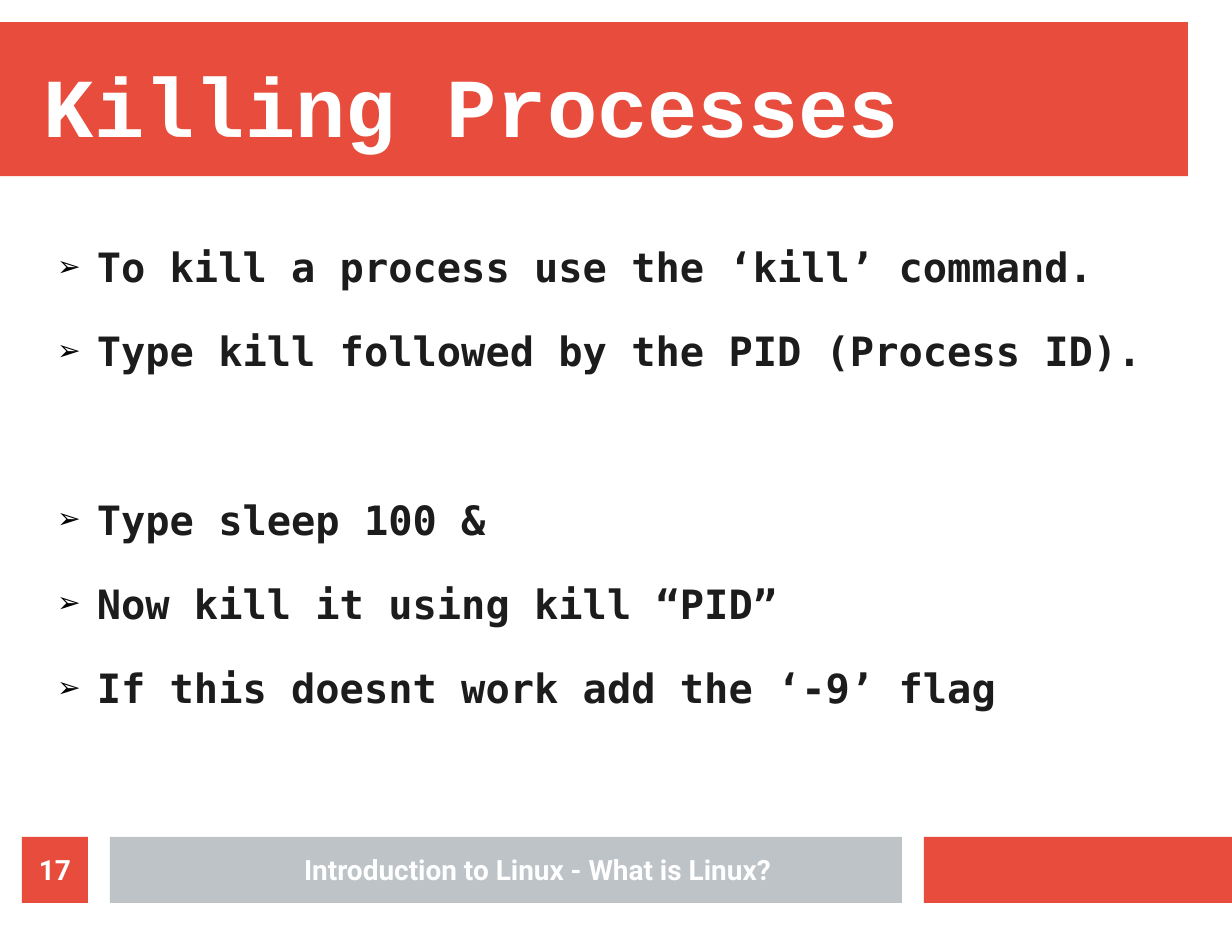
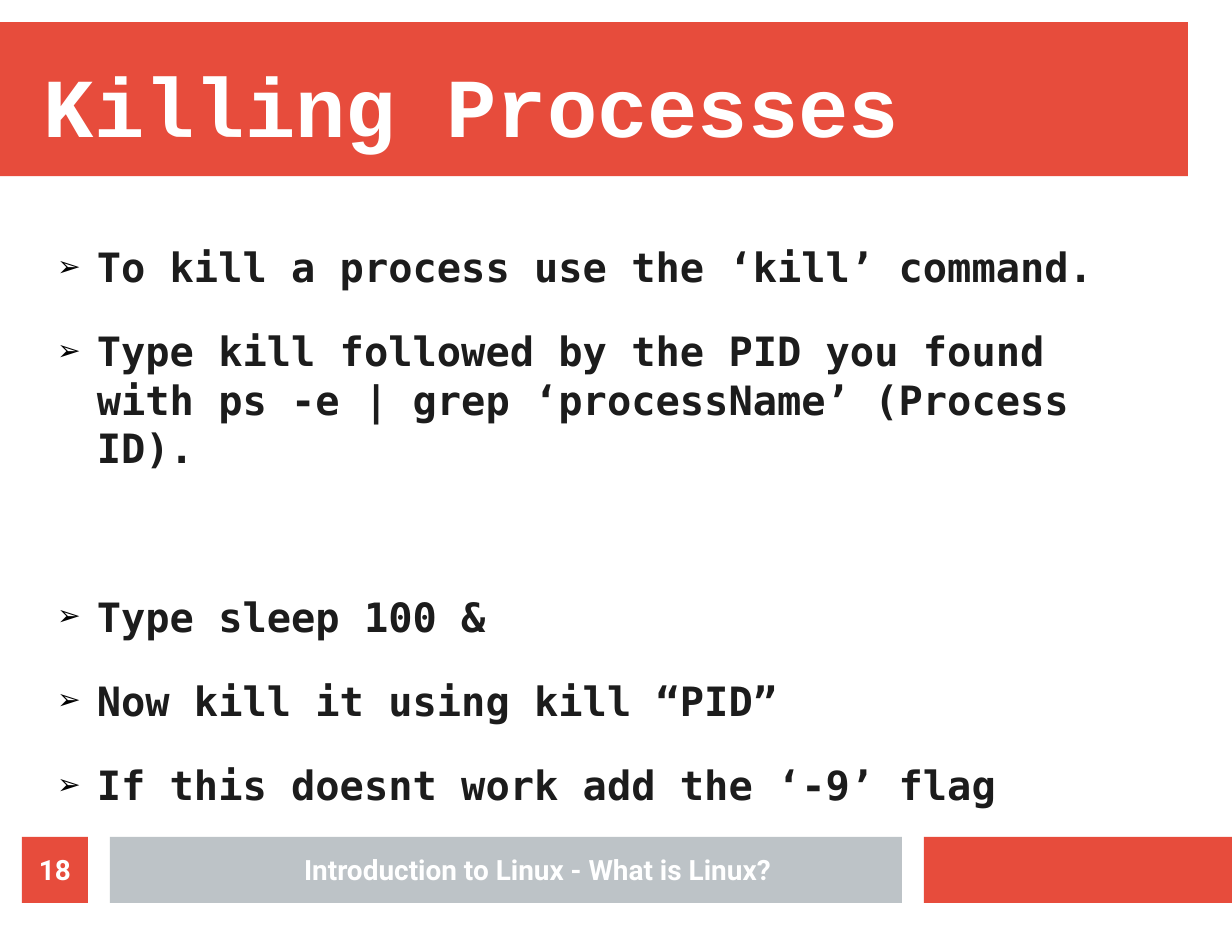
Before and after one commit to Nhlakanipho-Biyela/Intro_To_Linux_Course, a slide deck: slide 18 of Lecture_Slides/Lecture_4/ITL_Lecture_4_Processes.odp (slide 17 before the commit). Drawn at 1232x925 pixels with LibreOffice and Linux fonts; fonts in the diff are those of the drawing; background and template pictures are left out. Boxes give left, top, right and bottom in pixels: in the first picture for what was removed or moved away, otherwise in the second. Text is boxed around its words. In the diff, an @@ line names an element or a change of style, - is before the commit and + after.

```diff
--- a/Lecture_Slides/Lecture_4/ITL_Lecture_4_Processes.odp
+++ b/Lecture_Slides/Lecture_4/ITL_Lecture_4_Processes.odp
@@ text at (x1=97, y1=333, x2=1068, y2=469): text changed @@
-➢ Type kill followed by the PID (Process ID).
+➢ Type kill followed by the PID you found with ps -e | grep ‘processName’ (Process ID).
@@ page number at (x1=39, y1=860, x2=71, y2=881): text changed @@
-17
+18
```
Also in this commit, not shown: 6 other slides changed, 1 slide added, 2 other files.
